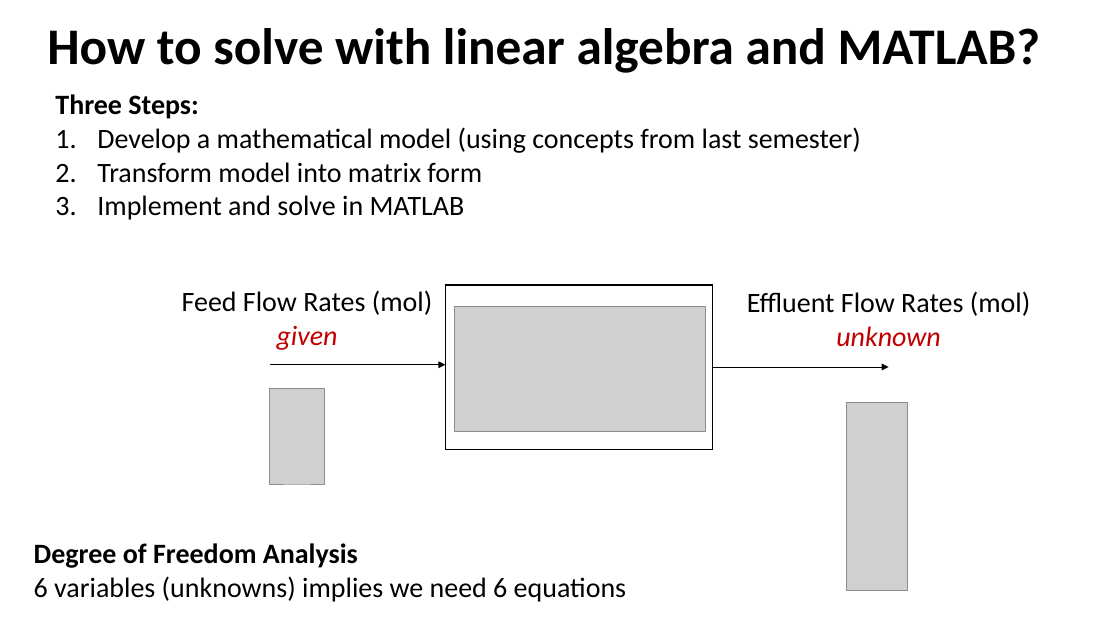
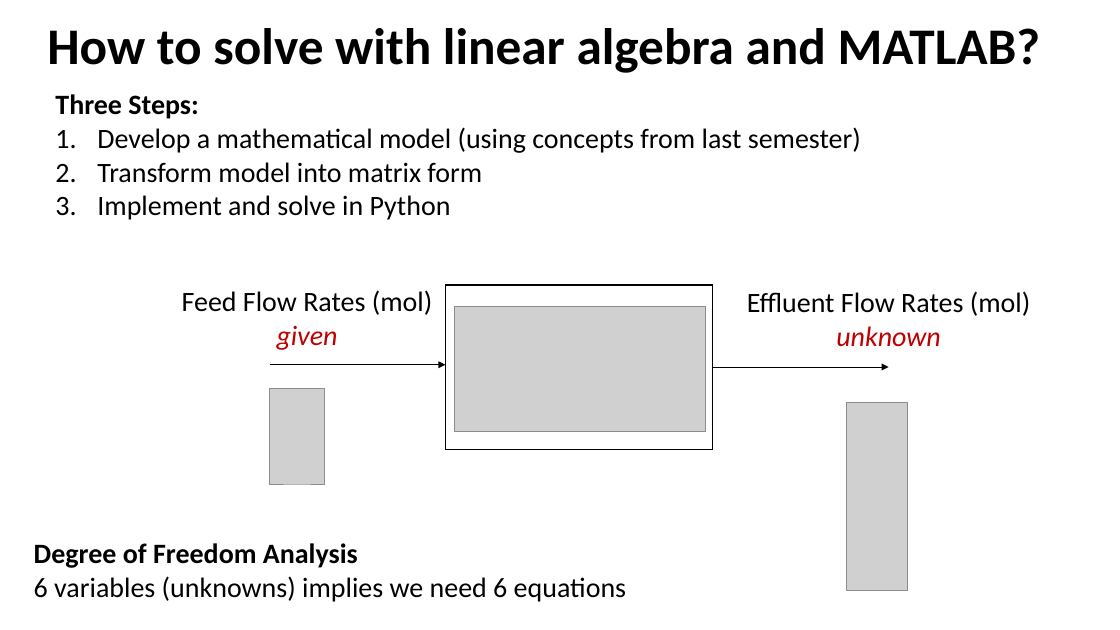
Before and after one commit to ndcbe/data-and-computing, a slide deck: slide 2 of extras/atomic-mass-balance-activity.pptx. Drawn at 1120x630 pixels with LibreOffice and Linux fonts; fonts in the diff are those of the drawing; grey boxes stand for pictures. Boxes give left, top, right and bottom in pixels: in the first picture for what was removed or moved away, otherwise in the second. Text is boxed around its words. In the diff, an @@ line names an element or a change of style, - is before the commit and + after.

Commit message:
Minor update.

```diff
--- a/extras/atomic-mass-balance-activity.pptx
+++ b/extras/atomic-mass-balance-activity.pptx
@@ text at (97,195,451,220): text changed @@
-3. Implement and solve in MATLAB
+3. Implement and solve in Python
```
